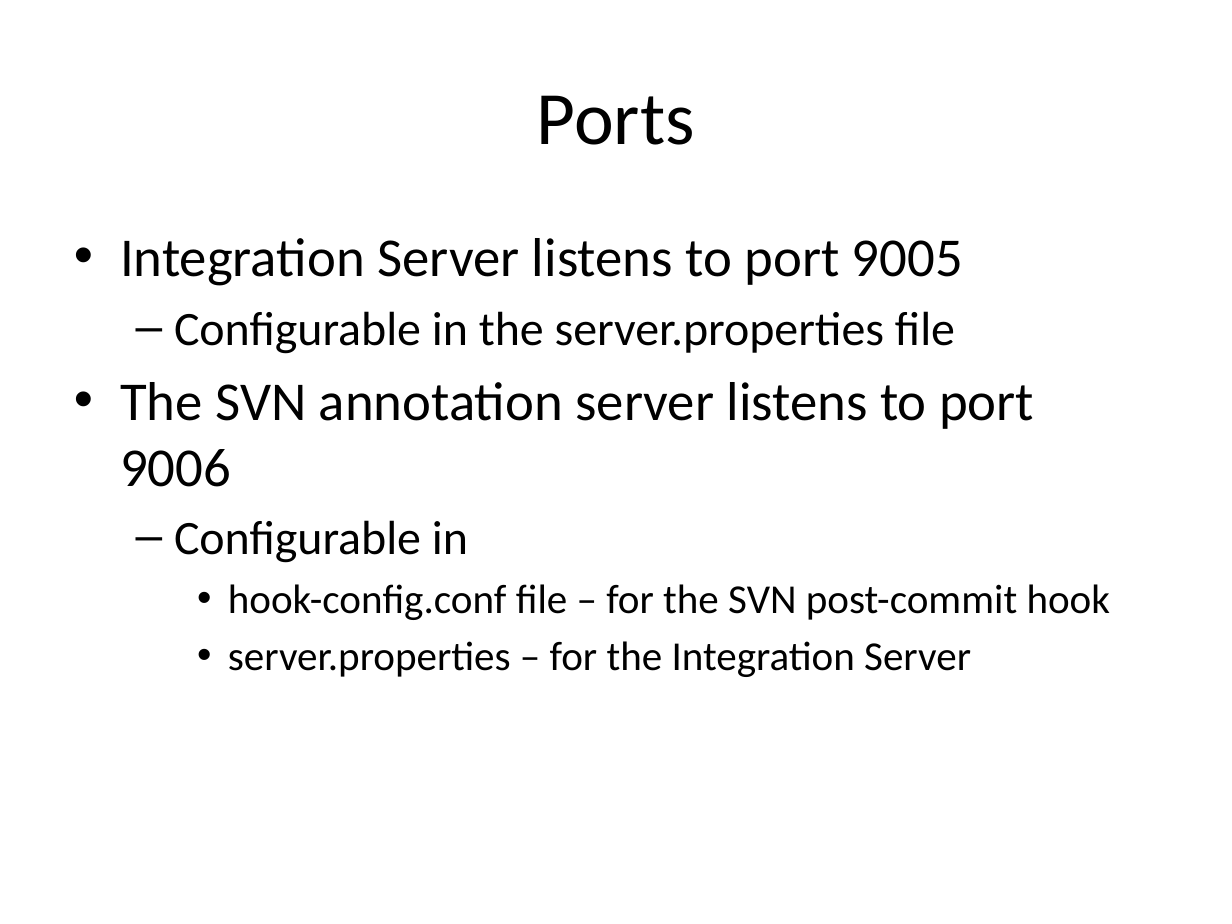
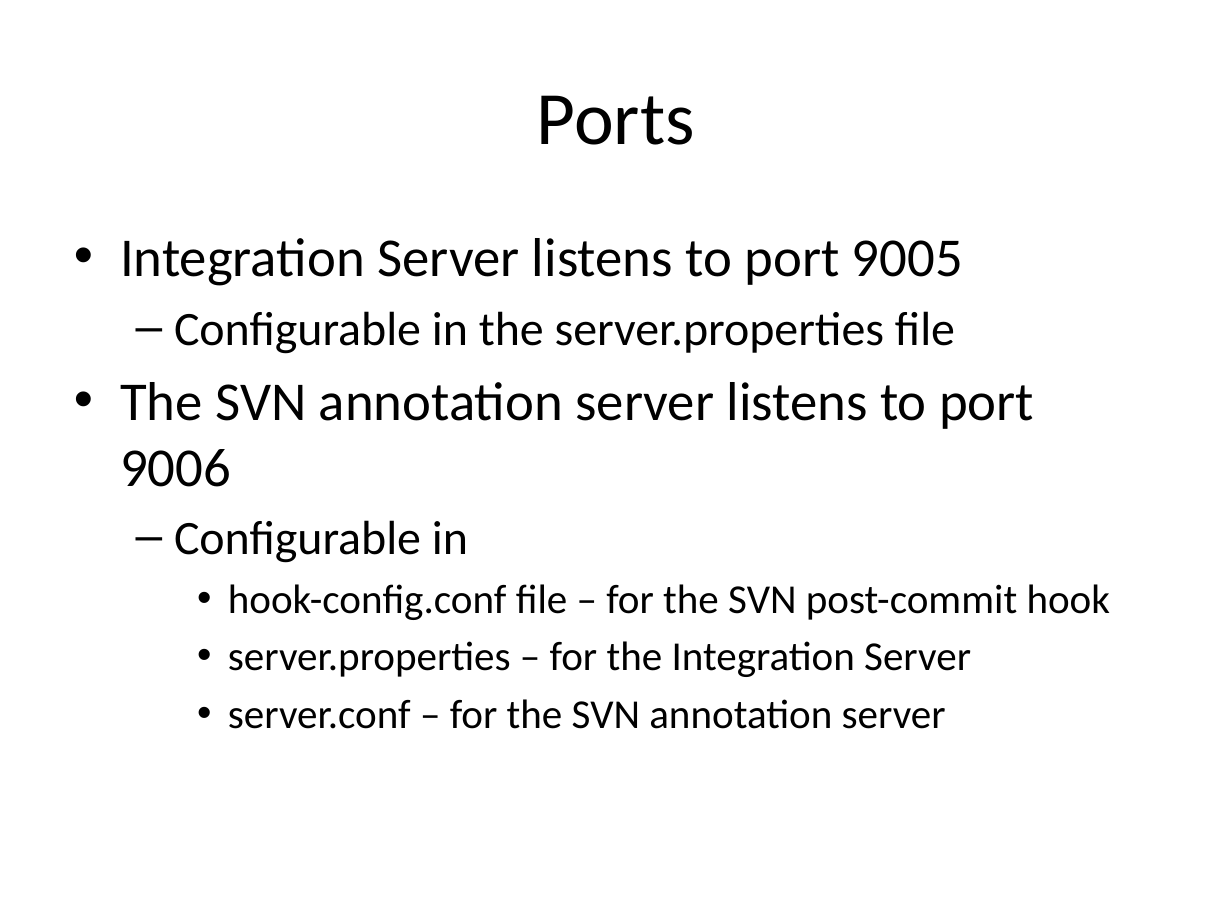
Before and after one commit to FindOut/hansoft-svn, a slide deck: slide 7 of HansoftSVN Integration Overview.pptx (slide 6 before the commit). Drawn at 1232x924 pixels with LibreOffice and Linux fonts; fonts in the diff are those of the drawing. Boxes give left, top, right and bottom in pixels: in the first picture for what was removed or moved away, otherwise in the second. Text is boxed around its words. In the diff, an @@ line names an element or a change of style, - is before the commit and + after.

```diff
--- a/HansoftSVN Integration Overview.pptx
+++ b/HansoftSVN Integration Overview.pptx
@@ text at [228, 699, 946, 729]: paragraph added @@
+    • server.conf – for the SVN annotation server
```
Also in this commit, not shown: 3 other slides changed, 1 slide added, 8 other files.
